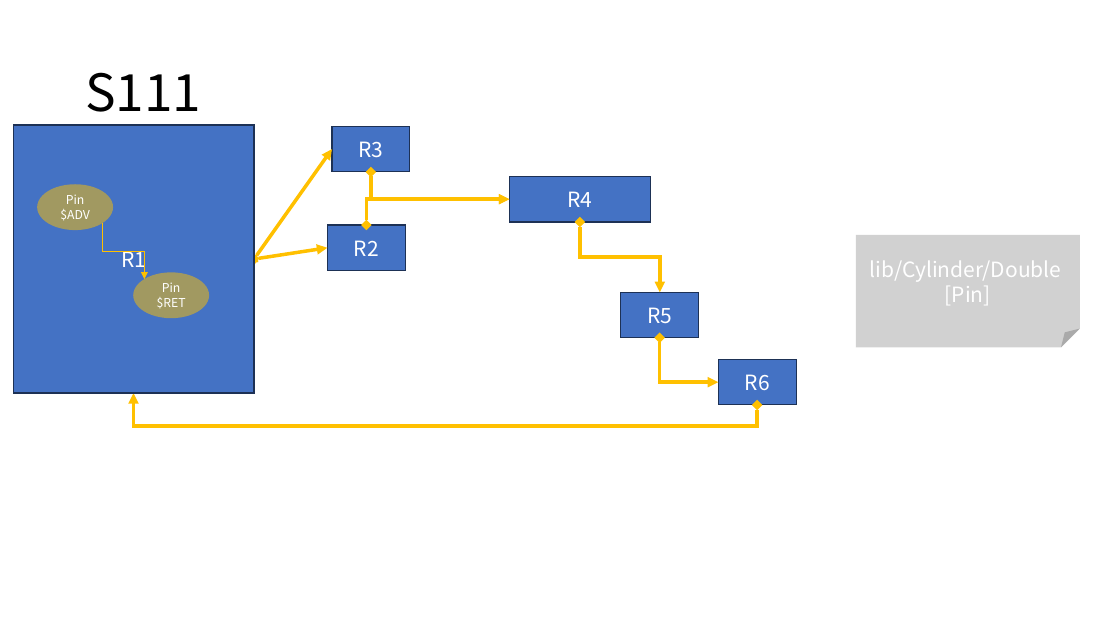
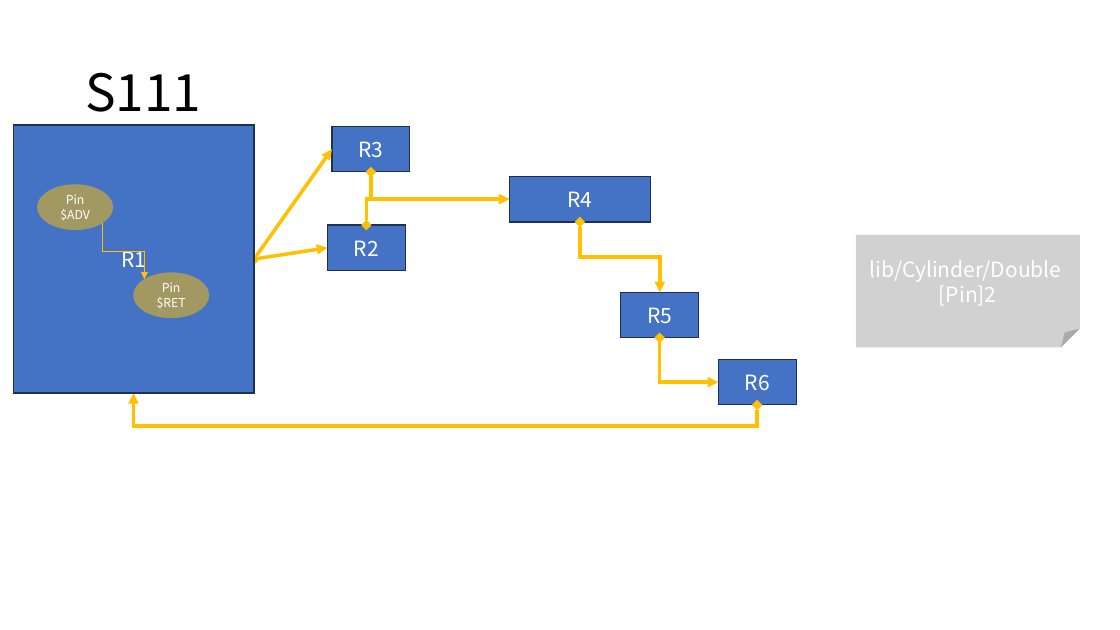
Before and after one commit to DualsoftDev/ds, a slide deck: slide 4 of DsDotNet/src/UnitTest/UnitTest.Model/ImportOfficeExample/Sample/s.pptx. Drawn at 1120x630 pixels with LibreOffice and Linux fonts; fonts in the diff are those of the drawing. Boxes give left, top, right and bottom in pixels: in the first picture for what was removed or moved away, otherwise in the second. Text is boxed around its words. In the diff, an @@ line names an element or a change of style, - is before the commit and + after.

```diff
--- a/DsDotNet/src/UnitTest/UnitTest.Model/ImportOfficeExample/Sample/s.pptx
+++ b/DsDotNet/src/UnitTest/UnitTest.Model/ImportOfficeExample/Sample/s.pptx
@@ text in folded corner at (939, 286, 997, 302): text changed @@
-[Pin]
+[Pin]2
```
Also in this commit, not shown: 13 other files.
